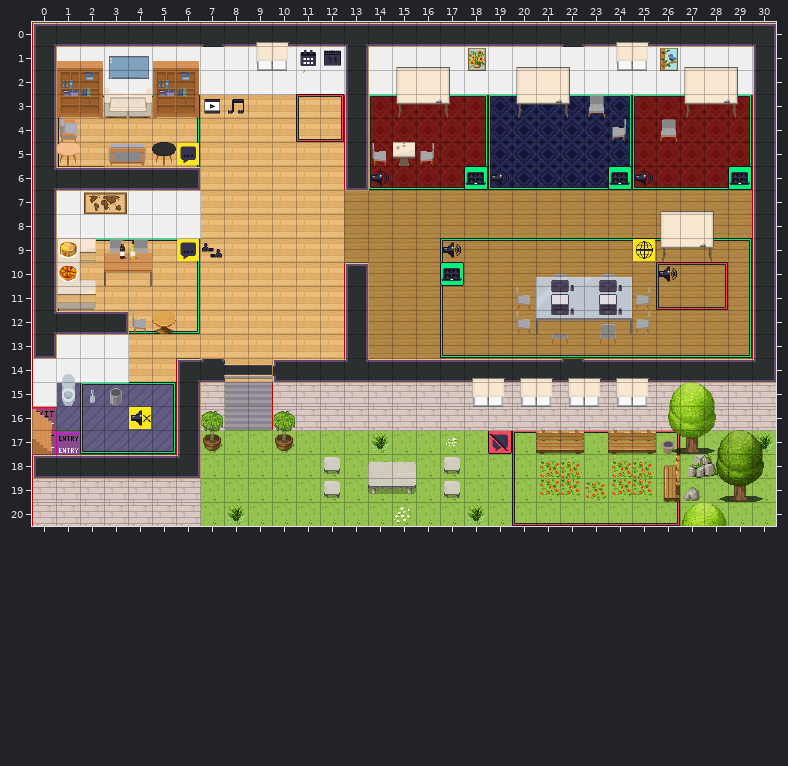
Two versions of a level (Tiled map (JSON), maps/map.tmj). That is the earlier state.
Cells are 32x32 px. Shown: x 0..30, y 0..20.
And afterwards:
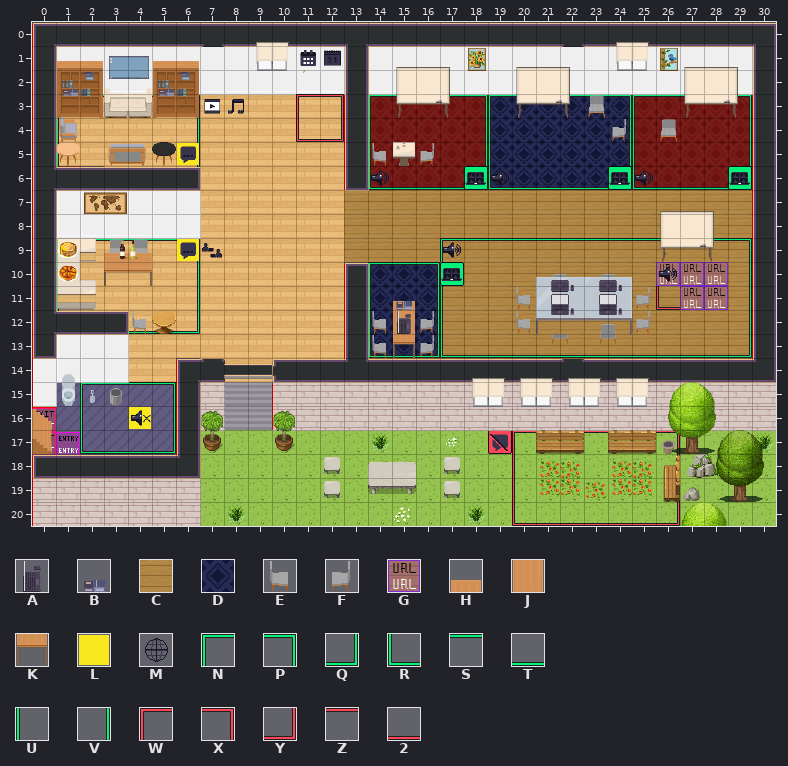
Key: from "WA_Miscellaneous": A 24, B 74; from "WA_Room_Builder": C 356, D 362; from "WA_Seats": E 119, F 120; from "WA_Special_Zones": G 8; from "WA_Tables": H 2, J 12, K 22; from "WA_User_Interface": L 4, M 67, N 161, P 162, Q 163, R 164, S 165, T 166, U 167, V 168, W 239, X 240, Y 241, Z 243, 2 244.
_ is an empty cell.
See-through tiles are keyed as they look on the map.
From old to new:
Layer "special/web":
Tile G is gone in row 9 at x 25.
Layer "floor/floor1":
Tile C becomes tile D in rows 10 to 13 at x 14 to 16.
Layer "floor/floor zones":
Tile 2 becomes tile G in row 11 at x 27.
Tile W becomes tile G in row 10 at x 26.
Tile X becomes tile G in row 10 at x 28.
Tile Y becomes tile G in row 11 at x 28.
Tile Z becomes tile G in row 10 at x 27.
The author put tile N in row 10 at x 14.
The author put tile P in row 10 at x 16.
The author put tile Q in row 13 at x 16.
The author put tile R in row 13 at x 14.
The author put tile S in row 10 at x 15.
The author put tile T in row 13 at x 15.
The author put tile U in rows 11 to 12 at x 14.
The author put tile V in rows 11 to 12 at x 16.
Layer "furniture/chaises":
The author put tile E in rows 12 to 13 at x 14.
The author put tile F in rows 12 to 13 at x 16.
Layer "furniture/meubles":
The author put tile H in row 11 at x 15.
The author put tile J in row 12 at x 15.
The author put tile K in row 13 at x 15.
Layer "furniture/objets sur":
The author put tile A in row 12 at x 15.
The author put tile B in row 11 at x 15.
Layer "above/above1":
Tile L is gone in row 9 at x 25.
Layer "above/above2":
Tile M is gone in row 9 at x 25.
